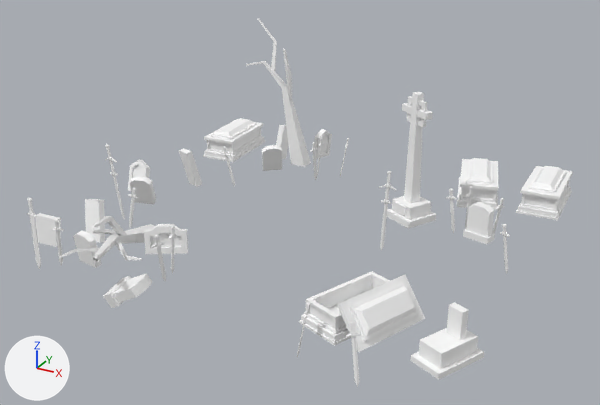
An edit to the glTF model assets/synty/simple_fantasy/models/SF_Env_Undead_Preset_03.glb, drawn before and after from the same camera.
Both versions are drawn from a 50 mm lens placed at (0.255, -0.39, 0.155), pointed at (0.1, -0.108, 0.015). Lighting does not change. The marker at lower left points along +X, +Y and +Z.

Before the edit, the objects in view are built like this:
```python
mat_lambert1 = principled_material('lambert1')
mat_lambert1.base_color = (1.0, 1.0, 1.0)  # white #ffffff
mat_lambert1.roughness = 0.553
me_mesh = bpy.data.meshes.new('Mesh')
me_mesh.from_pydata(...)  # 2144 vertices, 3916 faces; spans x 0.833..1.028, y 4.152..4.34, z -0.011..0.073
me_mesh.materials.append(mat_lambert1)  # white #ffffff
ob_sf_env_undead_preset_03 = bpy.data.objects.new('SF_Env_Undead_Preset_03', me_mesh)
ob_sf_env_undead_preset_03.location = (-0.8306, -4.3464, 0.0)
```
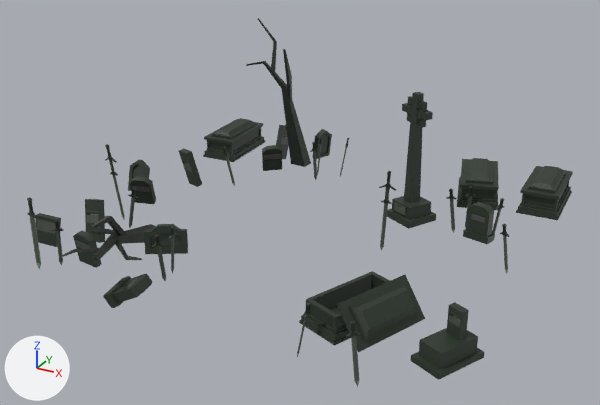
Changed parts and their boxes (x1, y1, x2, y2) in the pictures (600 x 405 px):
'SF_Env_Undead_Preset_03', surface changed (white to black): (27, 18, 573, 387) in both

Patch to the scene script:
```diff
--- a/assets/synty/simple_fantasy/models/SF_Env_Undead_Preset_03.glb.py
+++ b/assets/synty/simple_fantasy/models/SF_Env_Undead_Preset_03.glb.py
@@ img_undead_footman_01 @@
+img_undead_footman_01 = load_image('Undead_Footman_01', '_unpacked/Undead_Footman_01', 512, 512, 'sRGB')
@@ mat_lambert1 @@
 mat_lambert1 = principled_material('lambert1')
-mat_lambert1.base_color = (1.0, 1.0, 1.0)  # white #ffffff
+mat_lambert1.texture = img_undead_footman_01
 mat_lambert1.roughness = 0.553
```
